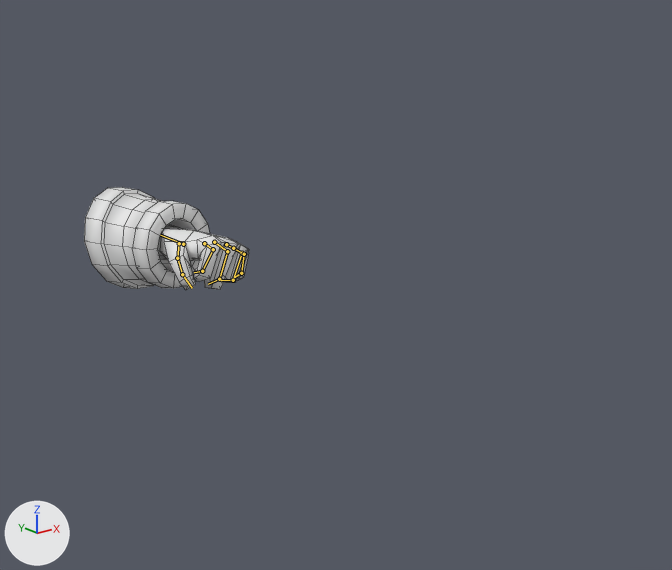
One commit to the Blender file Assets/Models/Hands/Knight/Hand_Knight_Left.blend: the scene before it, then after it.
Camera for both pictures: a 50 mm lens placed at (-0.721, -1.33, 0.381), pointed at (0.022, -0.401, 0.009). Lighting does not change. The marker at lower left points along +X, +Y and +Z. The picture after the commit comes second. Both versions are drawn at frame 5 of the action 'Hand_Knight_Left_Fist.001'; the numbers are the values there. The bones that bend it are drawn over the model as lines. Mesh edges are drawn as thin lines.

Names of what the first picture shows: 'Hand_Knight_Left', 'Hand_Knight_Left_Bracer'.
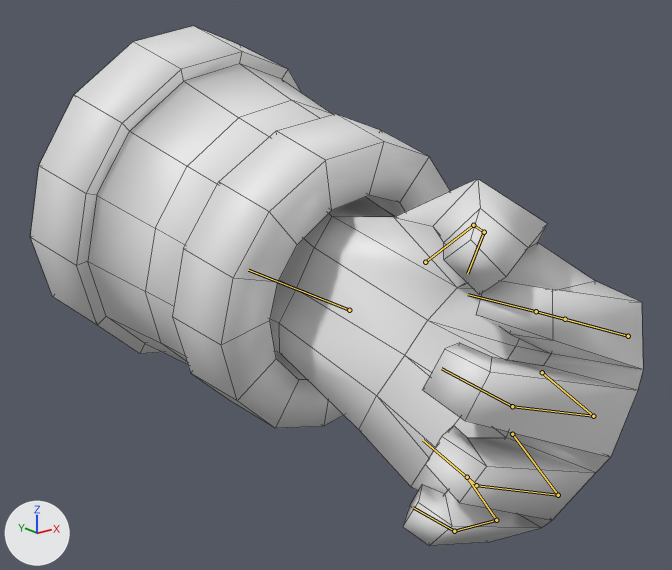
The change, as a list of edits to the scene's bpy script:
```text
Change bone_bracer_l:
    where bone_bracer_l = bpy.data.objects['Hand_Knight_Left_Armature'].pose.bones['bracer.L']
    bone_bracer_l.location: (0.0, 0.0, 0.0) -> (0.0, -0.42, 0.0)
    bone_bracer_l.rotation_quaternion: (0.866, 0.0, -0.5, 0.0) -> (0.966, 0.0, 0.259, 0.0)  # degrees (0, -60, 0) -> degrees (0, 30, 0)
    bone_bracer_l.scale: (1.0, 1.0, 1.0) -> (3.0, 3.0, 3.0)
```

Changed parts and their boxes (x1, y1, x2, y2) in the pictures (672 x 570 px):
'Hand_Knight_Left', posed (307% wider, 449% taller): before (158, 224, 249, 290); after (270, 179, 643, 546)
'Hand_Knight_Left_Bracer', posed (231% wider, 291% taller): before (84, 187, 210, 289); after (31, 26, 450, 428)
bone 'bracer.L', root to tip: before (183, 244) to (160, 235); after (349, 310) to (248, 270)
